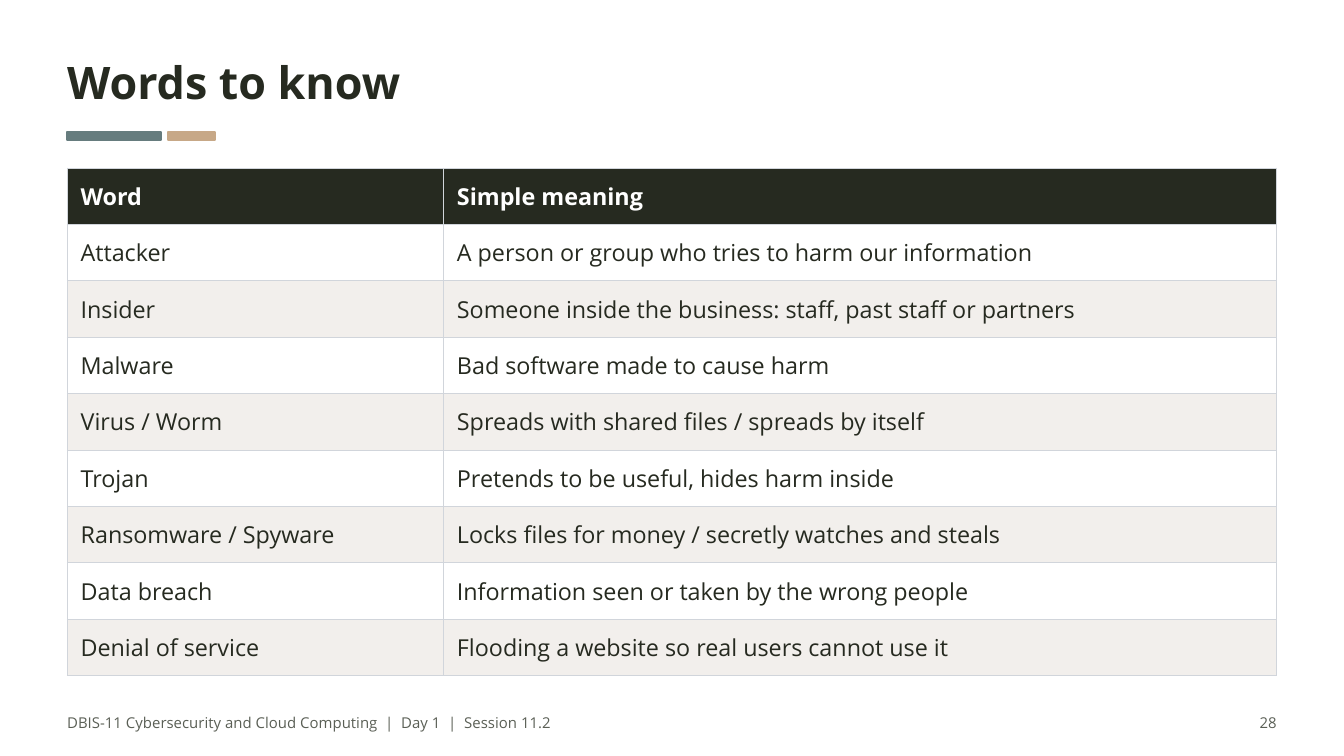
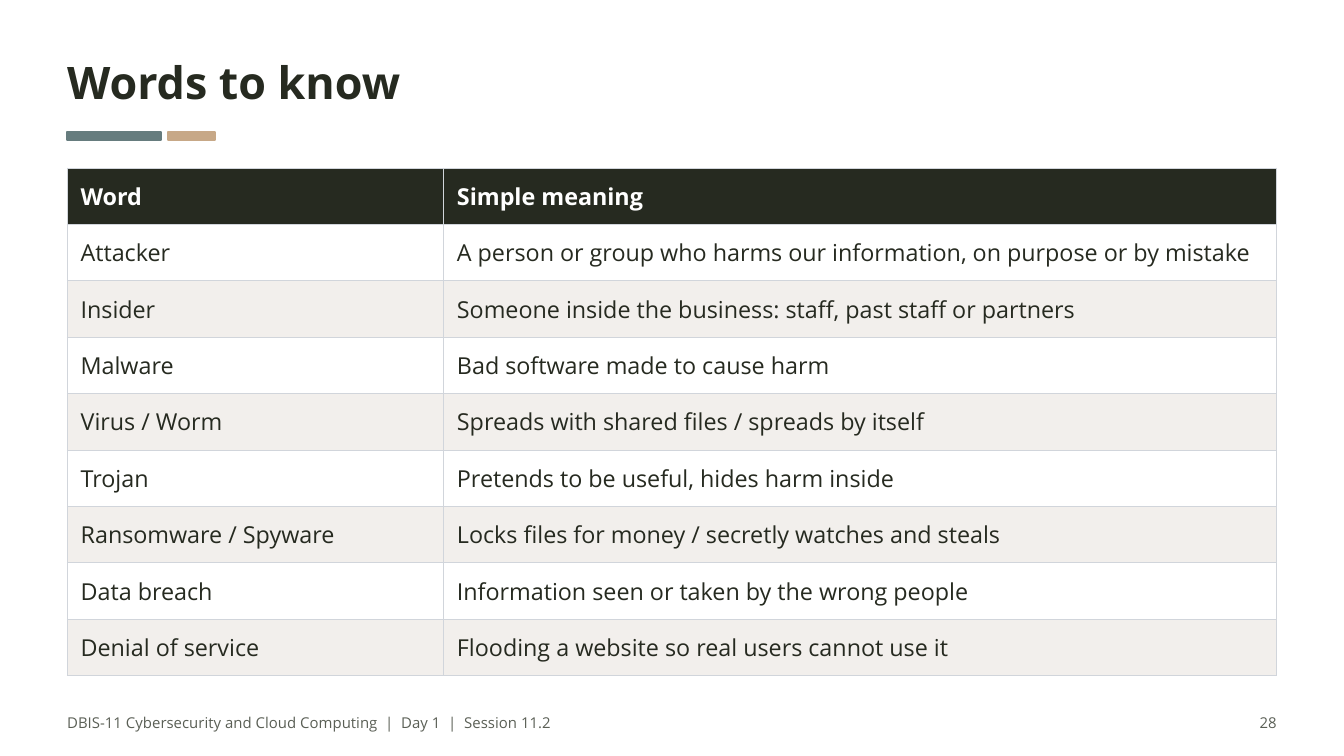
Before and after one commit to nirangadh/DBIS-Cybersecurity-and-Cloud-Computing, a slide deck: slide 28 of slides/11-02-who-attacks-and-how.pptx. Drawn at 1344x756 pixels with LibreOffice and Linux fonts; fonts in the diff are those of the drawing. Boxes give left, top, right and bottom in pixels: in the first picture for what was removed or moved away, otherwise in the second. Text is boxed around its words. In the diff, an @@ line names an element or a change of style, - is before the commit and + after.

```diff
--- a/slides/11-02-who-attacks-and-how.pptx
+++ b/slides/11-02-who-attacks-and-how.pptx
@@ table at box(67, 168, 1277, 666) @@
-row 2, column 2: A person or group who tries to harm our information
+row 2, column 2: A person or group who harms our information, on purpose or by mistake
```
Also in this commit, not shown: 1 other slide changed, 59 other files.
